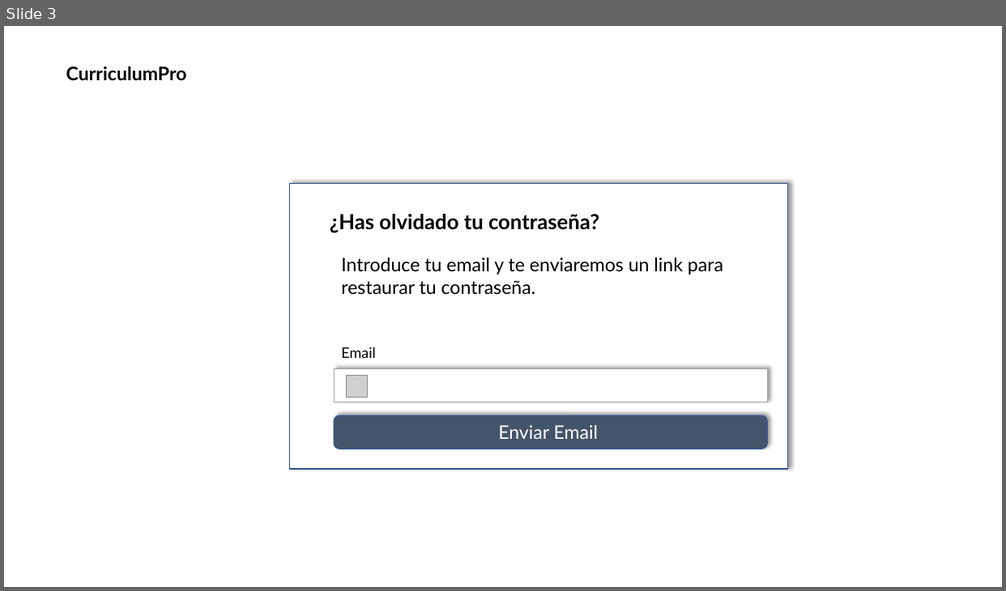
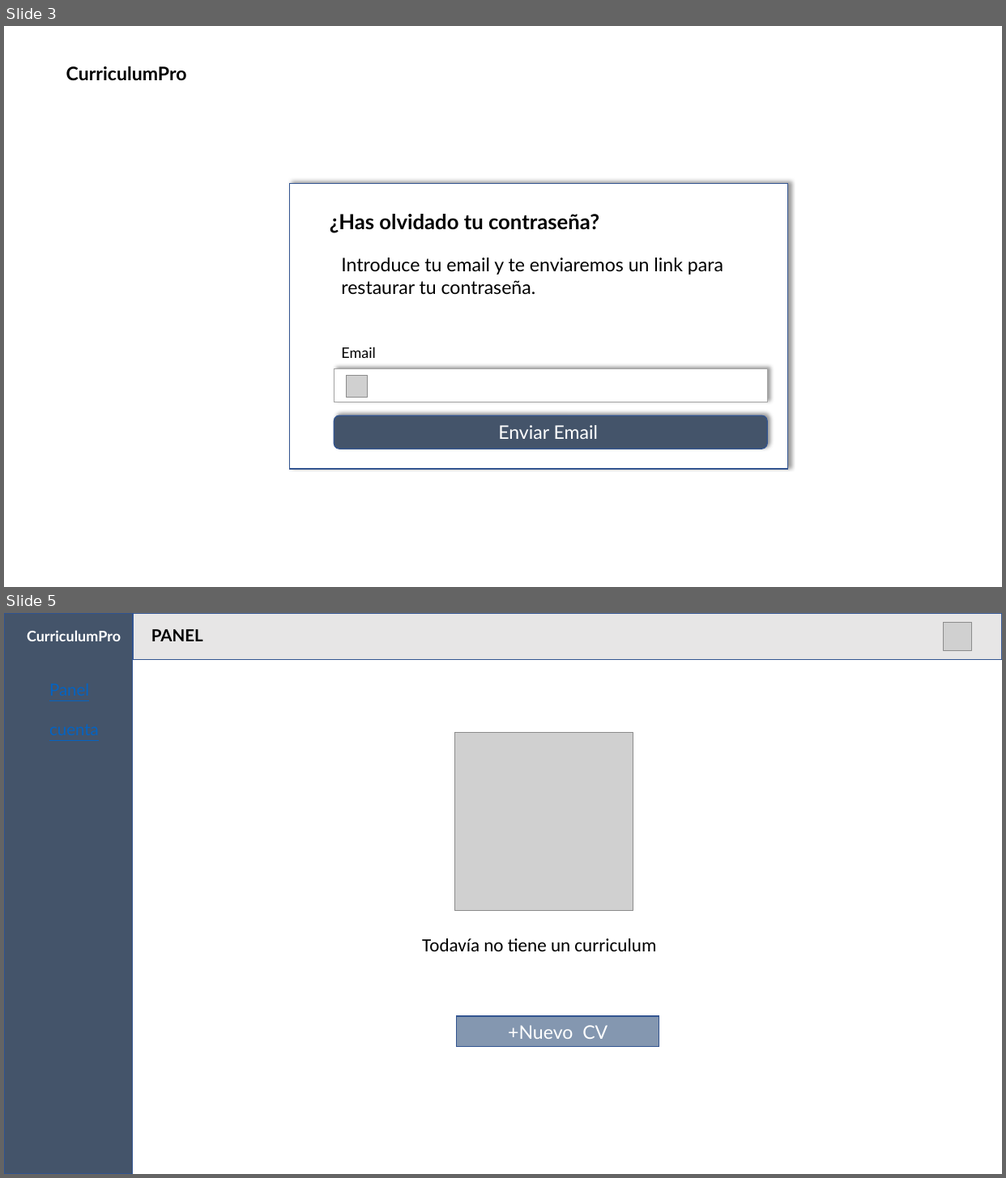
Before and after one commit to Flexzay/dise-o, a slide deck: diseño de py/enmaquetado.pptx. Shown one above the other, each under a label of ours: slide 3 before the commit, slides 3 and 5 after it; the slides between them are not shown. The pictures are 1006x591 and 1006x1178 pixels, drawn with LibreOffice and Linux fonts; fonts in the diff are those of the drawing; grey boxes stand for pictures. Boxes give left, top, right and bottom in pixels: in the first picture for what was removed or moved away, otherwise in the second. Text is boxed around its words. In the diff, an @@ line names an element or a change of style, - is before the commit and + after.

```diff
--- a/diseño de py/enmaquetado.pptx
+++ b/diseño de py/enmaquetado.pptx
@@ slide 5 added at [4, 613, 1002, 1174], background #FFFFFF @@
@@ rectangle added at [4, 613, 133, 1174], fill #44546A, outline #325491 1 pt @@
@@ text added at [27, 630, 121, 641], 14 pt, text #FFFFFF, bold @@
+CurriculumPro
@@ rectangle added at [133, 613, 1002, 660], fill #E7E6E6, outline #325491 1 pt @@
@@ text added at [151, 629, 203, 641], 16 pt, text #000000, bold @@
+PANEL
@@ picture added at [944, 622, 972, 650] @@
@@ picture added at [454, 732, 633, 910] @@
@@ text added at [422, 939, 656, 952], 18 pt, text #000000 @@
+Todavía no tiene un curriculum
@@ rectangle added at [457, 1016, 660, 1046], fill #8497B0, outline #325491 1 pt, 18 pt, text #FFFFFF @@
++Nuevo CV
```
Also in this commit, not shown: 2 slides changed, 1 other slide added.
